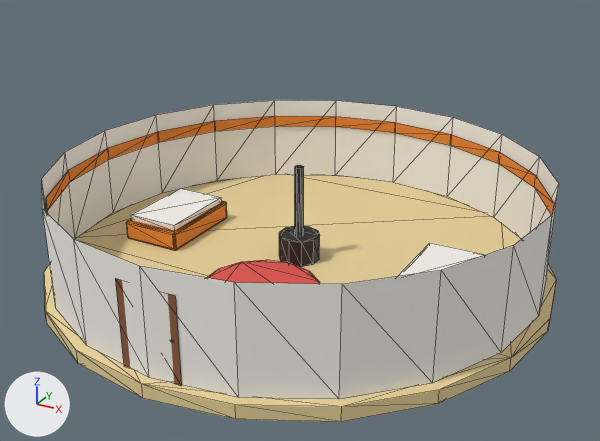
Before and after pictures for a commit that changed the glTF model public/models/room_ger.glb.
Rendered twice from a 50 mm camera at (9.75, -17.68, 9.94) aimed at (0.25, -0.42, 1.31). Arrows for +X, +Y and +Z are at lower left; the lights stay in place. The first picture is the older version. Mesh edges are drawn as thin lines. Vertices at exactly the same position are counted once.

Names of what the first picture shows: 'RoomG'.
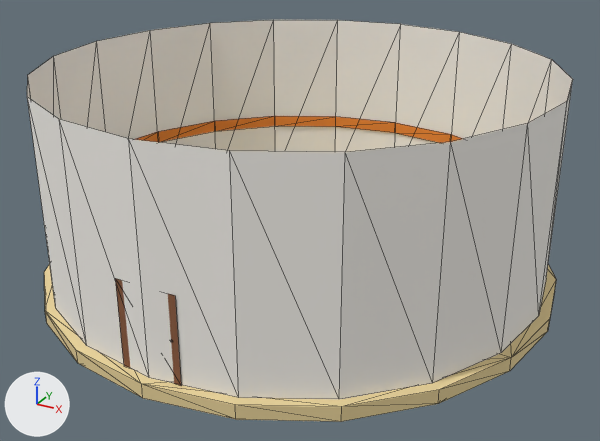
Location of each change, [x1, y1, x2, y2] in pixels of the pictures (600 x 441 px; the box of a moved part takes in the faces that stretch with it):
'RoomG', reshaped (25% taller)
    before: [42, 100, 559, 422]
    after: [27, 20, 573, 422]
part 1 of me_roomg, moved or reshaped
    before: [42, 100, 559, 399]
    after: [27, 20, 573, 399]

The change, as a diff of the scene's bpy script:
```diff
--- a/public/models/room_ger.glb.py
+++ b/public/models/room_ger.glb.py
@@ me_roomg @@
 # used by ob_roomg; location = (0.0, 0.0, 0.0)
 # before: 41 (0.0, 6.45, 2.6) at pixel (396, 106), 43 (1.99, 6.13, 2.6) at pixel (453, 117), 45 (3.79, 5.22, 2.6) at pixel (502, 134), 47 (5.22, 3.79, 2.6) at pixel (539, 156), 49 (6.13, 1.99, 2.6) at pixel (558, 183)
 # before: 51 (6.45, 0.0, 2.6) at pixel (552, 214), 53 (6.13, -1.99, 2.6) at pixel (513, 245), 55 (5.22, -3.79, 2.6) at pixel (441, 270), 57 (3.79, -5.22, 2.6) at pixel (342, 284), 59 (1.99, -6.13, 2.6) at pixel (234, 282)
 # before: 61 (0.0, -6.45, 2.6) at pixel (139, 266), 63 (-1.99, -6.13, 2.6) at pixel (73, 239), 65 (-3.79, -5.22, 2.6) at pixel (42, 208), 67 (-5.22, -3.79, 2.6) at pixel (41, 178), 69 (-6.13, -1.99, 2.6) at pixel (65, 151)
 # before: 71 (-6.45, 0.0, 2.6) at pixel (105, 130), 73 (-6.13, 1.99, 2.6) at pixel (156, 114), 75 (-5.22, 3.79, 2.6) at pixel (213, 104), 77 (-3.79, 5.22, 2.6) at pixel (274, 100), 79 (-1.99, 6.13, 2.6) at pixel (336, 100)
-me_roomg.from_pydata(...)  # 358 vertices, 594 faces; spans x -6.7..6.7, y -6.7..6.7, z -0.35..2.6
+me_roomg.from_pydata(...)  # 358 vertices, 594 faces; spans x -6.7..6.7, y -6.7..6.7, z -0.35..5.2
+# me_roomg part 1
+for i in [41, 43, 45, 47, 49, 51, 53, 55, 57, 59, 61, 63, 65, 67, 69, 71, 73, 75, 77, 79]: me_roomg.vertices[i].co += Vector((0.0, 0.0, 2.6))
 me_roomg.materials.append(mat_sand)
```
